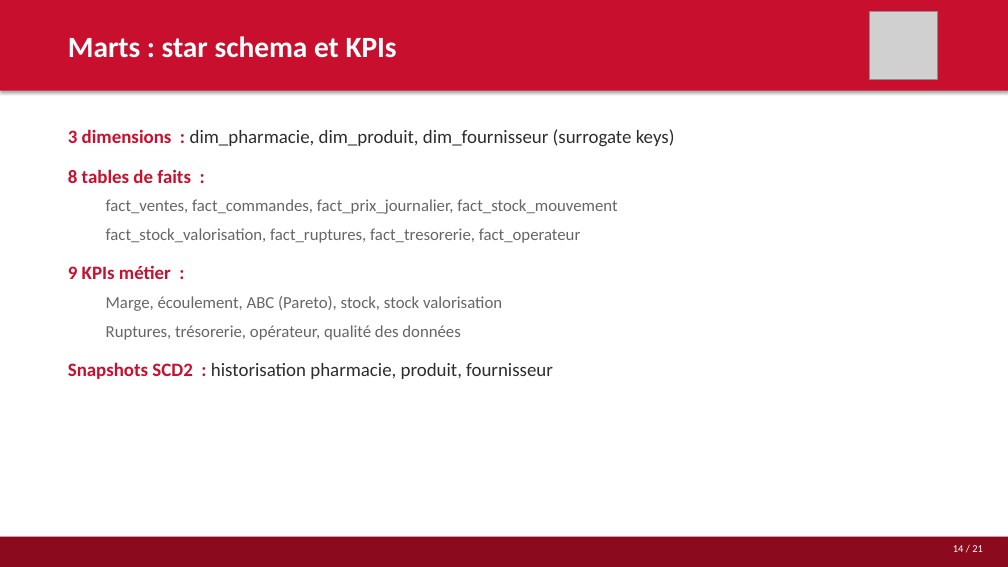
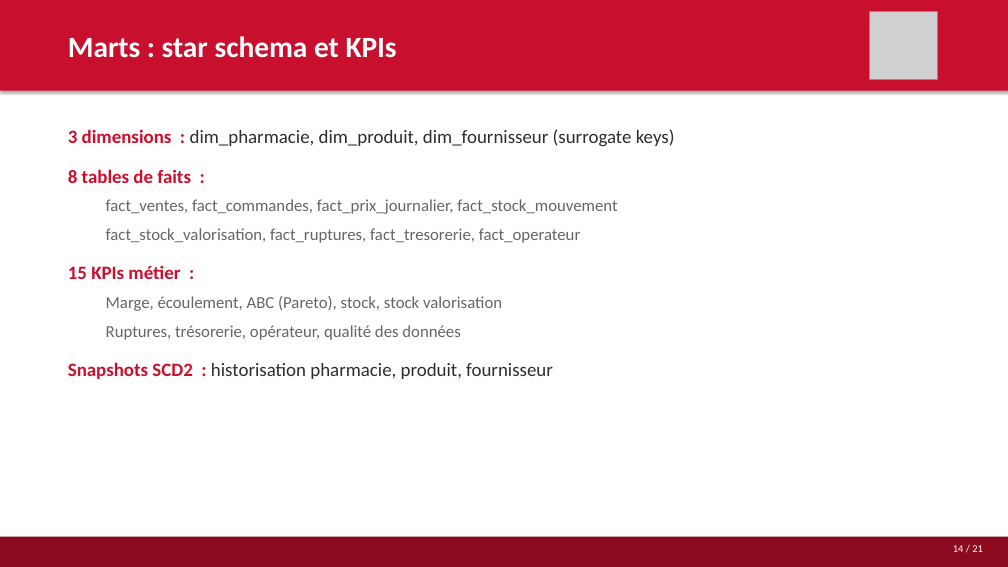
Before and after one commit to auganmadet/MediCore, a slide deck: slide 14 of docs/MediCore_Presentation.pptx. Drawn at 1008x567 pixels with LibreOffice and Linux fonts; fonts in the diff are those of the drawing; grey boxes stand for pictures. Boxes give left, top, right and bottom in pixels: in the first picture for what was removed or moved away, otherwise in the second. Text is boxed around its words. In the diff, an @@ line names an element or a change of style, - is before the commit and + after.

Commit message:
fix: corriger 9 KPIs → 15 KPIs dans la présentation et CLAUDE.md

```diff
--- a/docs/MediCore_Presentation.pptx
+++ b/docs/MediCore_Presentation.pptx
@@ text at <box>68,265,180,279</box>: text changed @@
-9 KPIs métier :
+15 KPIs métier :
```
Also in this commit, not shown: 2 other slides changed, 2 other files.
